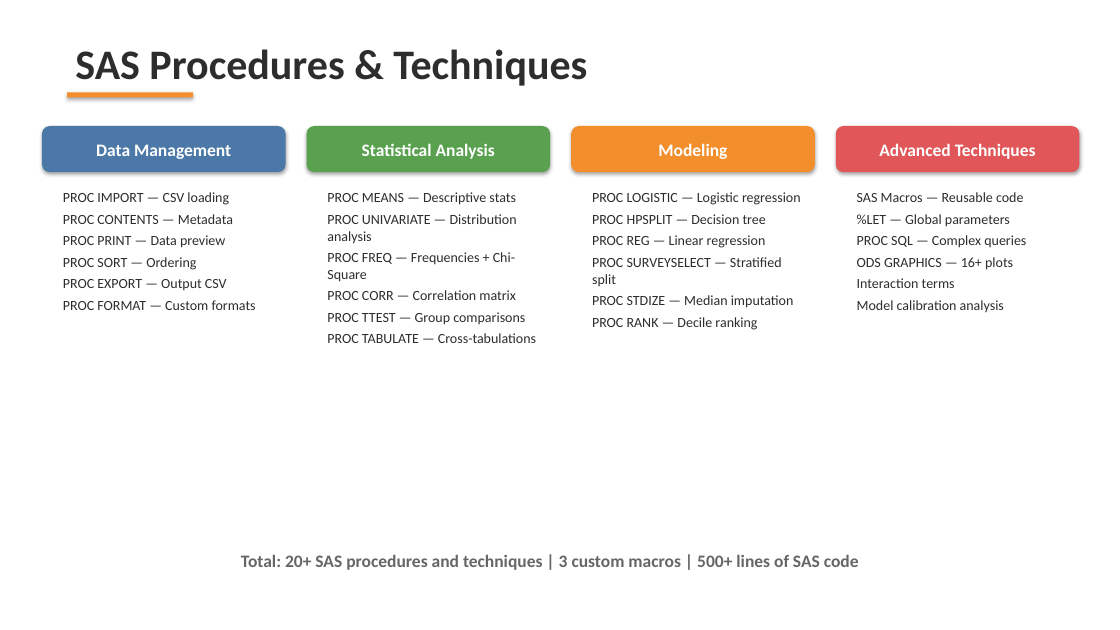
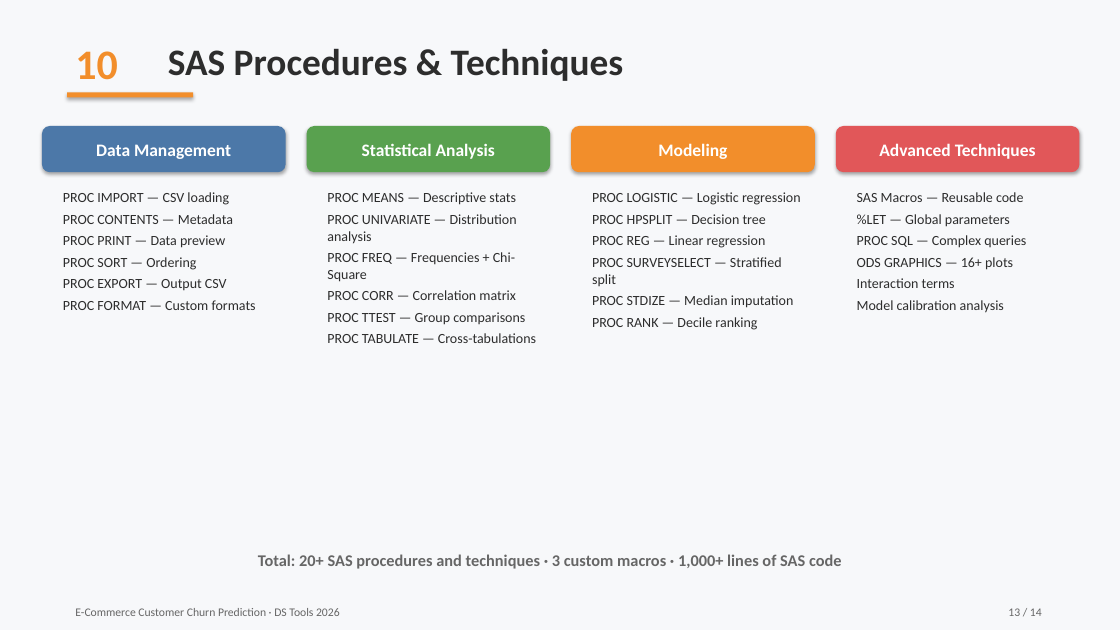
Before and after one commit to ZeyadZaher03/dstools, a slide deck: slide 13 of Churn_Prediction_Presentation.pptx (slide 12 before the commit). Drawn at 1120x630 pixels with LibreOffice and Linux fonts; fonts in the diff are those of the drawing. Boxes give left, top, right and bottom in pixels: in the first picture for what was removed or moved away, otherwise in the second. Text is boxed around its words. In the diff, an @@ line names an element or a change of style, - is before the commit and + after.

```diff
--- a/Churn_Prediction_Presentation.pptx
+++ b/Churn_Prediction_Presentation.pptx
@@ background #FFFFFF to #F7F8FA @@
@@ text added at (x1=75, y1=51, x2=118, y2=80), 36 pt, text #F28E2B, bold @@
+10
@@ text "SAS Procedures & Techniques" moved from (x1=75, y1=49, x2=587, y2=86) to (x1=168, y1=48, x2=624, y2=81) @@
@@ text "SAS Procedures & Techniques" at (x1=168, y1=48, x2=624, y2=81): size 36 to 32 pt @@
@@ text at (x1=258, y1=554, x2=842, y2=569): text changed; size 15 to 14 pt @@
-Total: 20+ SAS procedures and techniques | 3 custom macros | 500+ lines of SAS code
+Total: 20+ SAS procedures and techniques · 3 custom macros · 1,000+ lines of SAS code
@@ text added at (x1=75, y1=608, x2=340, y2=616), 10 pt, text #666666 @@
+E-Commerce Customer Churn Prediction · DS Tools 2026
@@ text added at (x1=1008, y1=608, x2=1042, y2=616), 10 pt, text #666666 @@
+13 / 14
```
Also in this commit, not shown: 12 other slides changed, 1 slide added, 6 other files.
